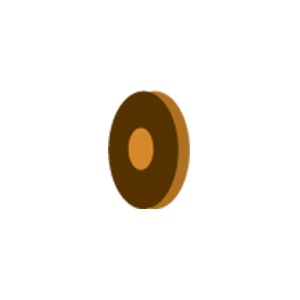
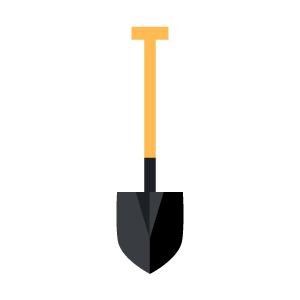
Layers edited between the first and the second 300×300 image:
showed group "libros" (9 layers) over (108, 33, 190, 268)
added layer "pala" above "montura" over (116, 26, 184, 274)
hid "ruedita01" over (108, 90, 190, 209)
